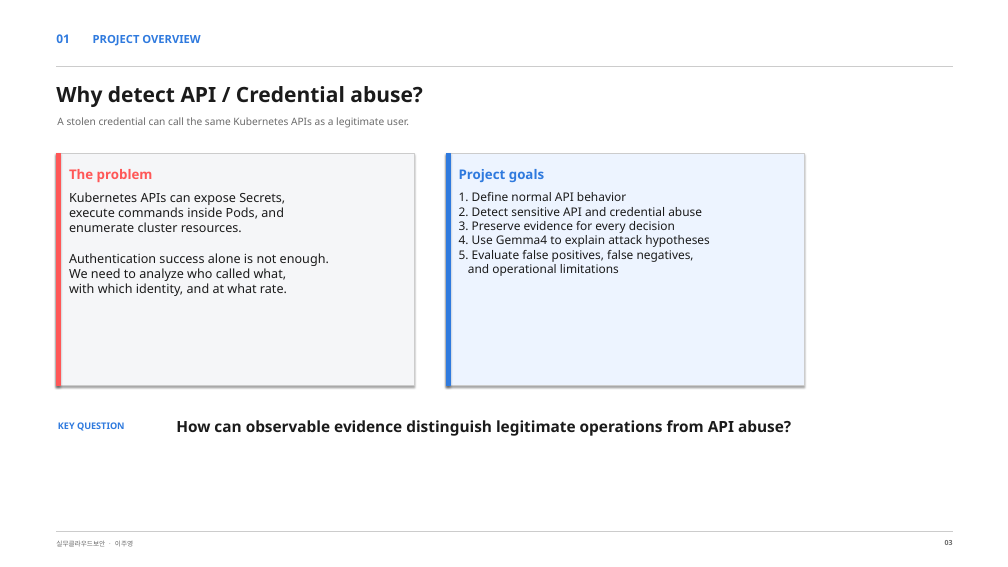
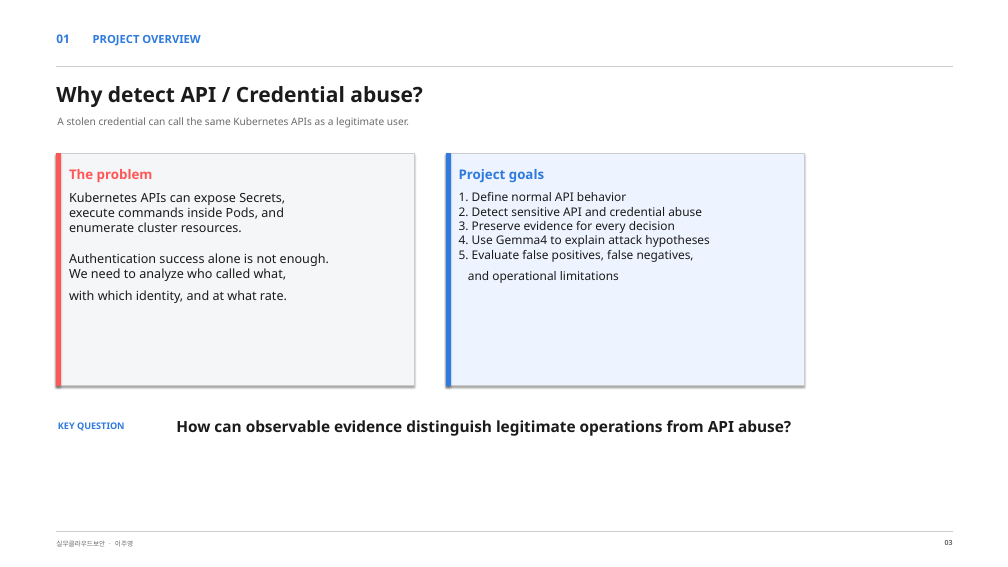
Before and after one commit to leeju0/Cloud_PBL, a slide deck: slide 3 of presentation/api_credential_abuse_detection.pptx. Drawn at 1008x567 pixels with LibreOffice and Linux fonts; fonts in the diff are those of the drawing. Boxes give left, top, right and bottom in pixels: in the first picture for what was removed or moved away, otherwise in the second. Text is boxed around its words. In the diff, an @@ line names an element or a change of style, - is before the commit and + after.

```diff
--- a/presentation/api_credential_abuse_detection.pptx
+++ b/presentation/api_credential_abuse_detection.pptx
@@ text "Kubernetes APIs can expose Secrets, ..." at [69, 192, 329, 303]: line spacing 1 to 1.5 @@
@@ text "1. Define normal API behavior ..." at [459, 192, 709, 283]: line spacing 1 to 1.5 @@
```
Also in this commit, not shown: 6 other slides changed, 1 other file.
